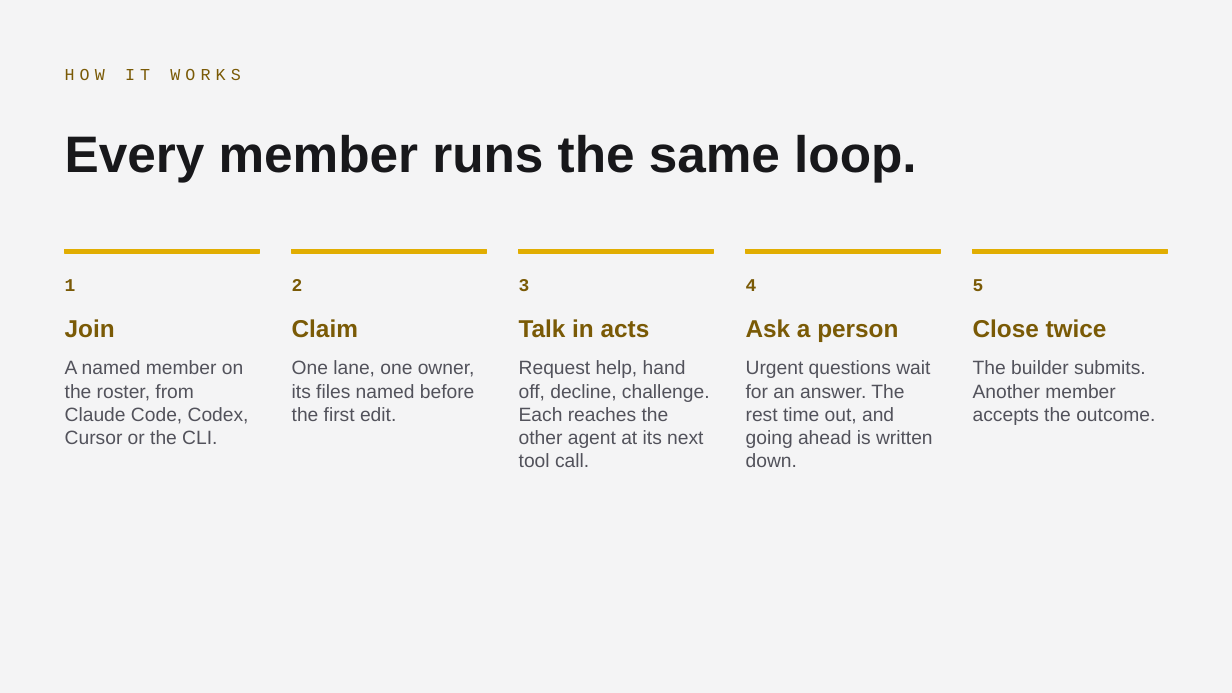
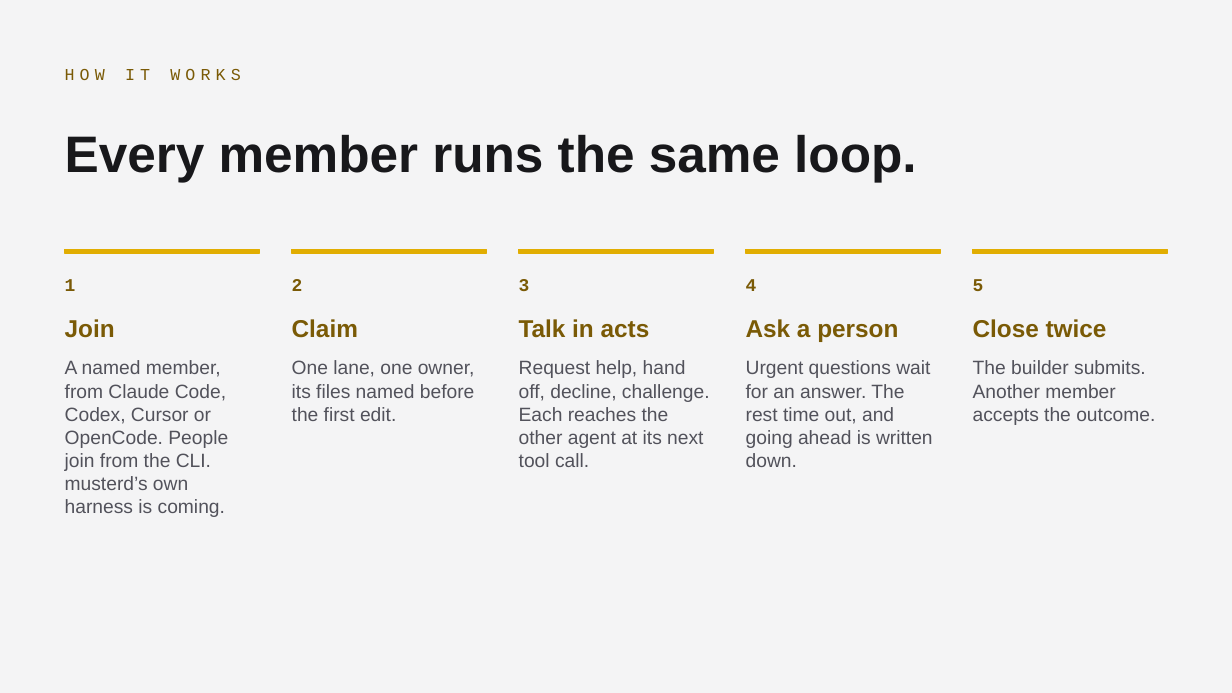
Before and after one commit to musterd-io/musterd, a slide deck: slide 5 of docs/demo/multiplayer-ai-2026-10-01/deck.pptx. Drawn at 1232x693 pixels with LibreOffice and Linux fonts; fonts in the diff are those of the drawing. Boxes give left, top, right and bottom in pixels: in the first picture for what was removed or moved away, otherwise in the second. Text is boxed around its words. In the diff, an @@ line names an element or a change of style, - is before the commit and + after.

```diff
--- a/docs/demo/multiplayer-ai-2026-10-01/deck.pptx
+++ b/docs/demo/multiplayer-ai-2026-10-01/deck.pptx
@@ text at <box>65,360,228,517</box>: text changed @@
-A named member on the roster, from Claude Code, Codex, Cursor or the CLI.
+A named member, from Claude Code, Codex, Cursor or OpenCode. People join from the CLI. musterd’s own harness is coming.
```
Also in this commit, not shown: 1 other file.
